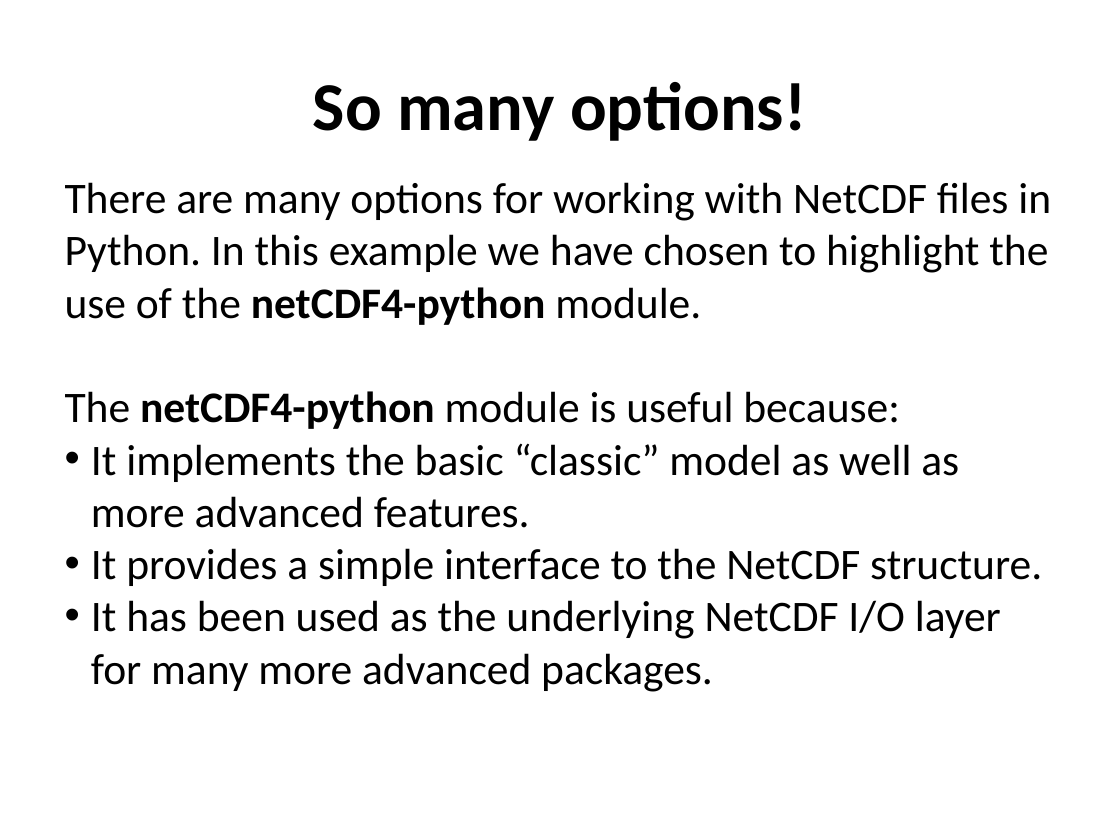
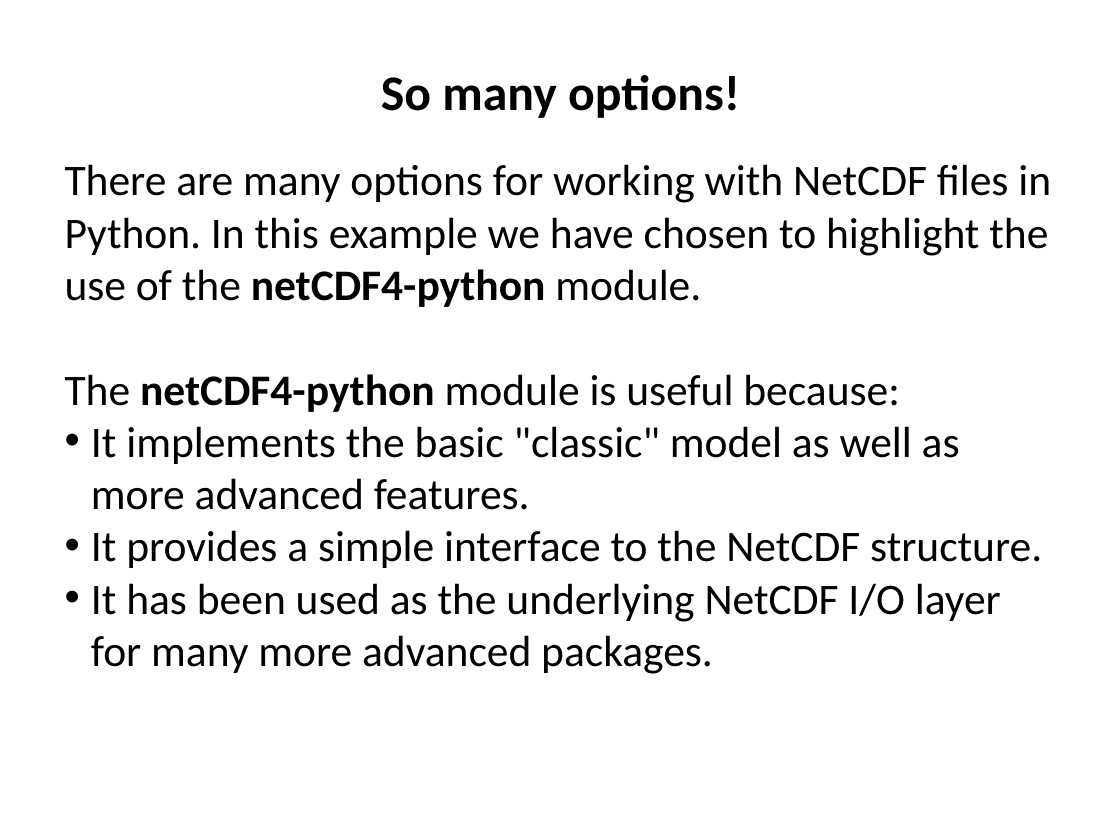
Before and after one commit to ncasuk/ncas-isc, a slide deck: slide 2 of python/presentations/read_write_data/10_read_netcdf_python.ppt. Drawn at 1120x840 pixels with LibreOffice and Linux fonts; fonts in the diff are those of the drawing; background and template pictures are left out. Boxes give left, top, right and bottom in pixels: in the first picture for what was removed or moved away, otherwise in the second. Text is boxed around its words. In the diff, an @@ line names an element or a change of style, - is before the commit and + after.

```diff
--- a/python/presentations/read_write_data/10_read_netcdf_python.ppt
+++ b/python/presentations/read_write_data/10_read_netcdf_python.ppt
@@ title "So many options!": place and size @@
-title "So many options!" at (313,82,806,141)
+title "So many options!" at (381,75,740,118)
@@ title "So many options!" at (381,75,740,118): size 44 to 32 pt; line spacing 1 to 0.9 @@
@@ text "There are many options for ...": place and size @@
-text "There are many options for ..." at (65,182,1051,692)
+text "There are many options for ..." at (65,164,1051,674)
@@ text at (91,426,960,510): text changed @@
-• It implements the basic “classic” model as well as more advanced features.
+• It implements the basic "classic" model as well as more advanced features.
```
Also in this commit, not shown: 8 other slides changed, 1 slide added, 1 slide removed, 2 other files.
